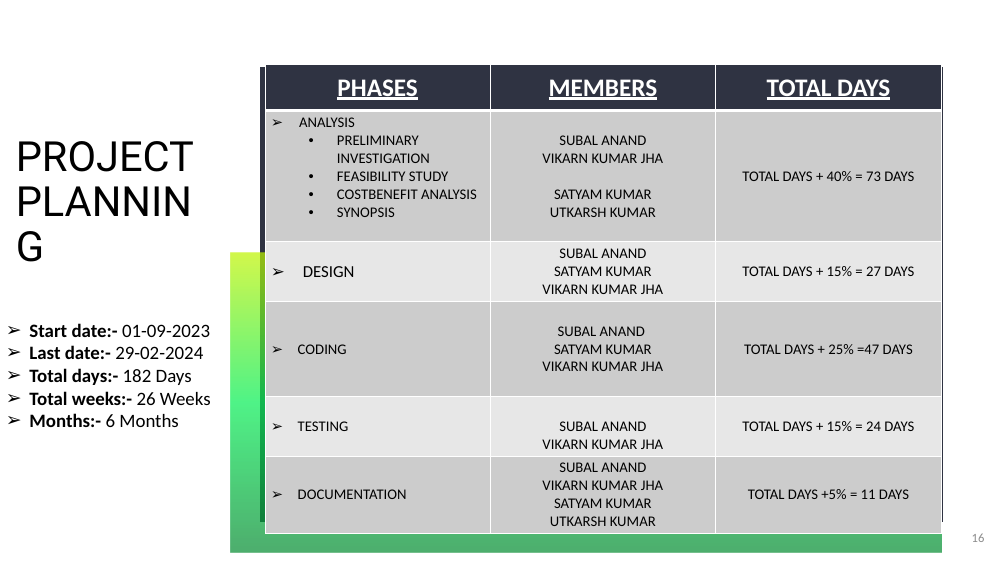
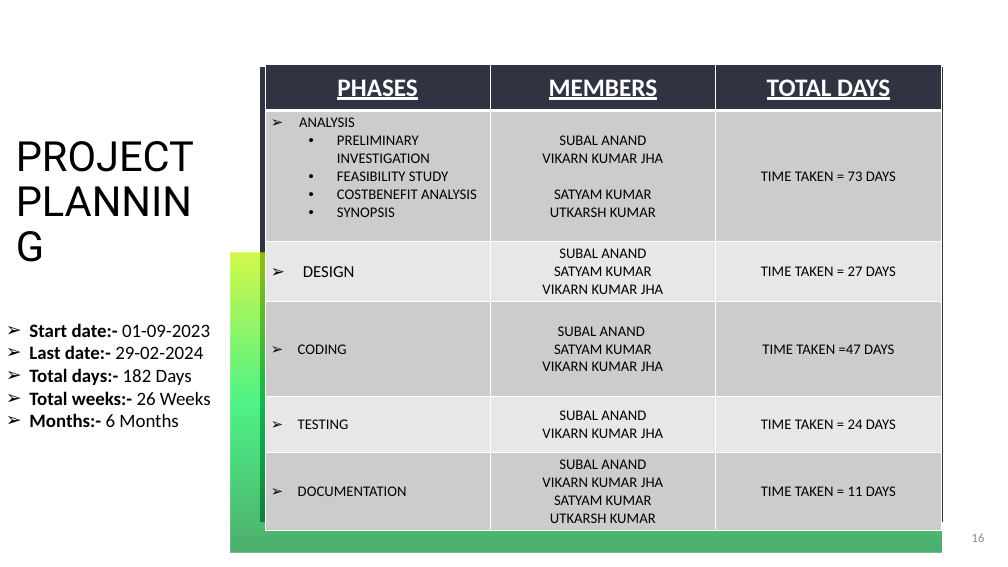
Before and after one commit to vikarnjha/School-Fee-Management-System, a slide deck: slide 16 of SFMS PPT.pptx. Drawn at 1008x567 pixels with LibreOffice and Linux fonts; fonts in the diff are those of the drawing. Boxes give left, top, right and bottom in pixels: in the first picture for what was removed or moved away, otherwise in the second. Text is boxed around its words. In the diff, an @@ line names an element or a change of style, - is before the commit and + after.

```diff
--- a/SFMS PPT.pptx
+++ b/SFMS PPT.pptx
@@ table at (265, 64, 941, 543) @@
-row 2, column 3: TOTAL DAYS + 40% = 73 DAYS
+row 2, column 3: TIME TAKEN = 73 DAYS
-row 3, column 3: TOTAL DAYS + 15% = 27 DAYS
+row 3, column 3: TIME TAKEN = 27 DAYS
-row 4, column 3: TOTAL DAYS + 25% =47 DAYS
+row 4, column 3: TIME TAKEN =47 DAYS
-row 5, column 3: TOTAL DAYS + 15% = 24 DAYS
+row 5, column 3: TIME TAKEN = 24 DAYS
-row 6, column 3: TOTAL DAYS +5% = 11 DAYS
+row 6, column 3: TIME TAKEN = 11 DAYS
```
Also in this commit, not shown: 3 other slides changed.
